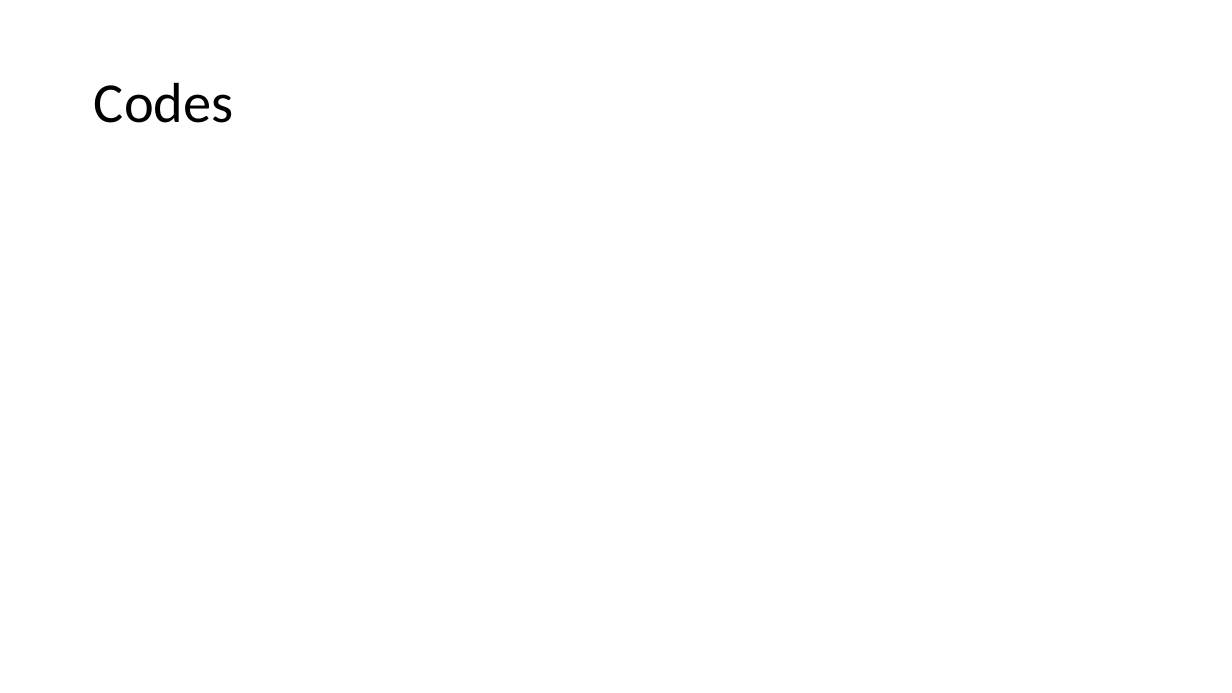
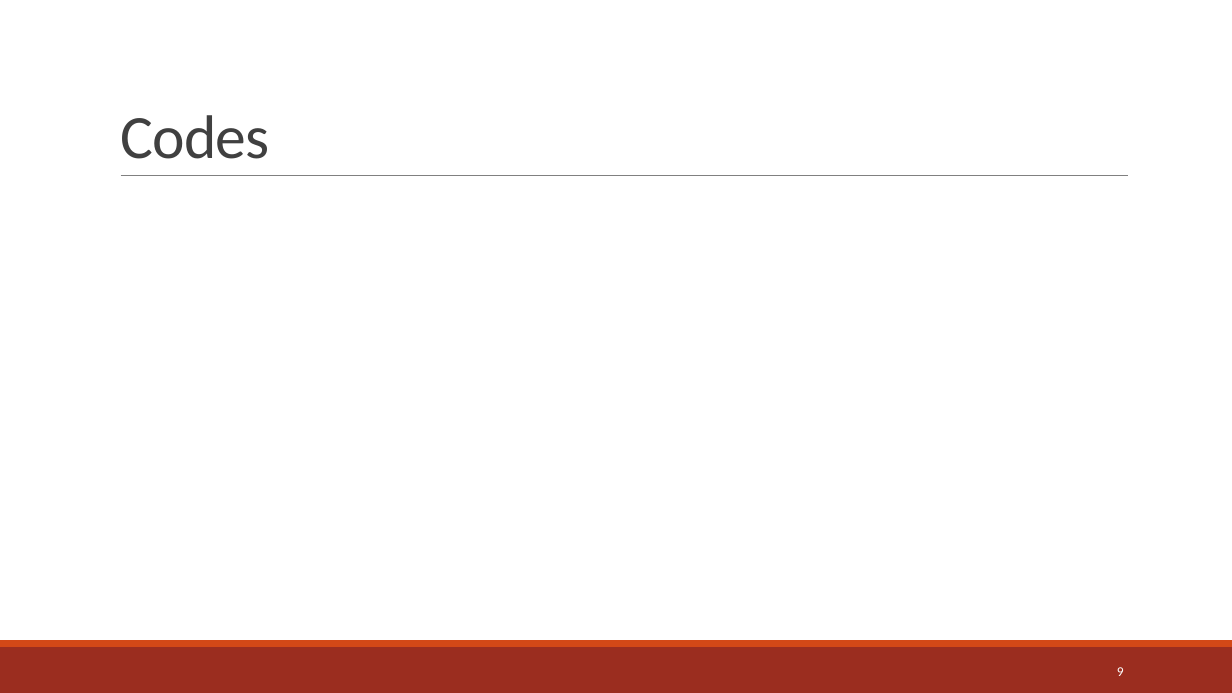
Before and after one commit to jwelch1123/healthcare_fraud_detection, a slide deck: slide 9 of Presentation.pptx. Drawn at 1232x693 pixels with LibreOffice and Linux fonts; fonts in the diff are those of the drawing. Boxes give left, top, right and bottom in pixels: in the first picture for what was removed or moved away, otherwise in the second. Text is boxed around its words. In the diff, an @@ line names an element or a change of style, - is before the commit and + after.

```diff
--- a/Presentation.pptx
+++ b/Presentation.pptx
@@ title "Codes": place and size @@
-title "Codes" at <box>94,82,234,123</box>
+title "Codes" at <box>120,115,270,159</box>
@@ title "Codes" at <box>120,115,270,159</box>: size 44 to 48 pt, text colour #000000 to #404040, letter spacing 0 to -0.5 pt; line spacing 0.9 to 0.85; vertical alignment middle to bottom @@
@@ line added from (121, 176) to (1128, 176), #808080 0.5 pt @@
@@ rectangle added at <box>0,647,1232,693</box>, fill #9B2D1F @@
@@ rectangle added at <box>0,640,1232,647</box>, fill #D34817 @@
@@ page number added at <box>1117,667,1124,676</box>, 10.5 pt, text #FFFFFF @@
+9
```
Also in this commit, not shown: 6 other slides changed, 16 slides added, 6 slides removed, 10 other files.
